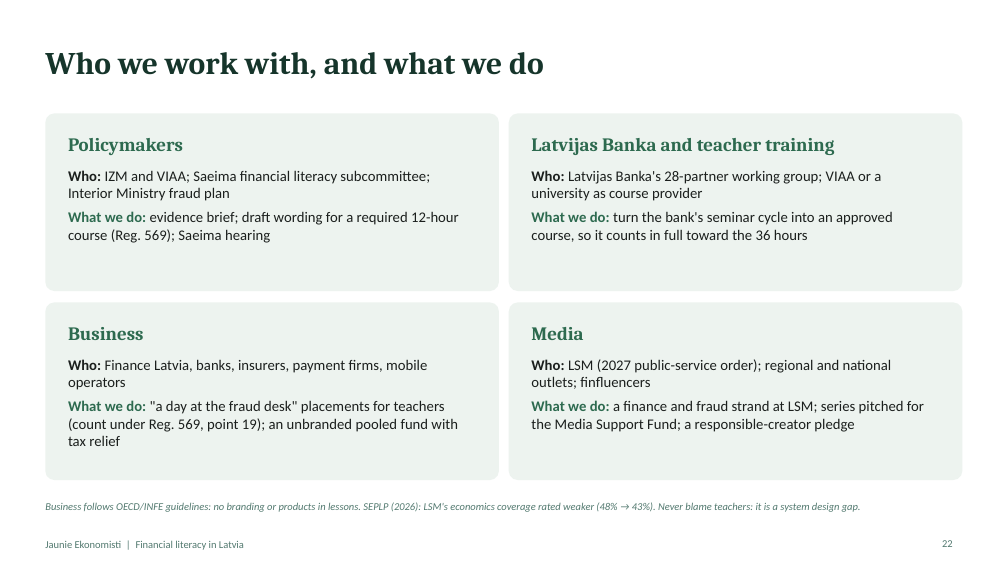
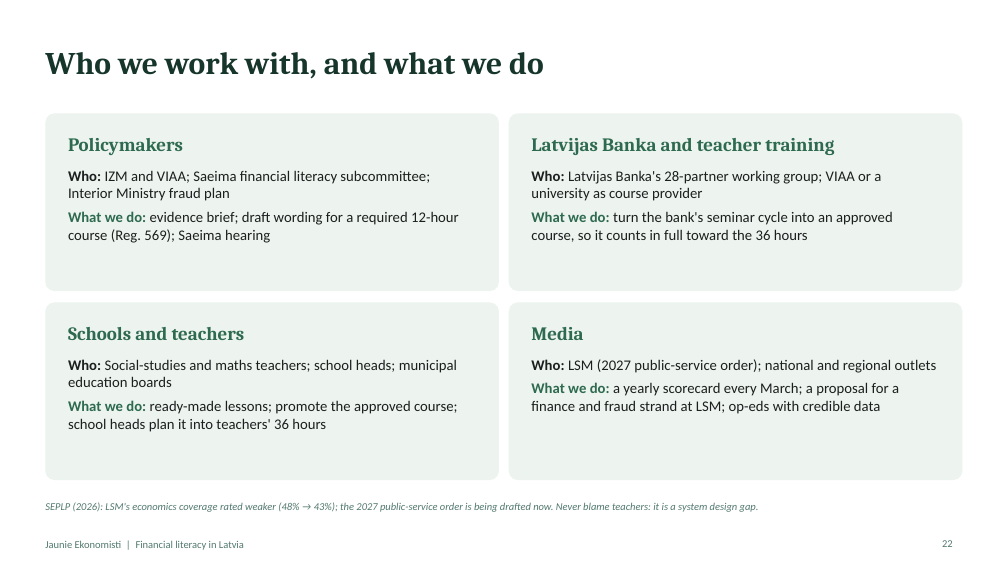
Before and after one commit to ArtisLV890/Elective-Impact-Making-for-the-Competitiveness-and-Data-Driven-Decisions-2026-2027, a slide deck: slide 22 of financial-literacy/presentation/Financial literacy in Latvia - presentation.pptx. Drawn at 1008x567 pixels with LibreOffice and Linux fonts; fonts in the diff are those of the drawing. Boxes give left, top, right and bottom in pixels: in the first picture for what was removed or moved away, otherwise in the second. Text is boxed around its words. In the diff, an @@ line names an element or a change of style, - is before the commit and + after.

```diff
--- a/financial-literacy/presentation/Financial literacy in Latvia - presentation.pptx
+++ b/financial-literacy/presentation/Financial literacy in Latvia - presentation.pptx
@@ text at box(68, 327, 245, 340): text changed @@
-Business
+Schools and teachers
@@ text at box(68, 359, 457, 432): text changed @@
-Who: Finance Latvia, banks, insurers, payment firms, mobile operators
-What we do: "a day at the fraud desk" placements for teachers (count under Reg. 569, point 19); an unbranded pooled fund with tax relief
+Who: Social-studies and maths teachers; school heads; municipal education boards
+What we do: ready-made lessons; promote the approved course; school heads plan it into teachers' 36 hours
@@ text at box(531, 359, 937, 414): text changed @@
-Who: LSM (2027 public-service order); regional and national outlets; finfluencers
-What we do: a finance and fraud strand at LSM; series pitched for the Media Support Fund; a responsible-creator pledge
+Who: LSM (2027 public-service order); national and regional outlets
+What we do: a yearly scorecard every March; a proposal for a finance and fraud strand at LSM; op-eds with credible data
@@ text at box(45, 502, 759, 512): text changed @@
-Business follows OECD/INFE guidelines: no branding or products in lessons. SEPLP (2026): LSM's economics coverage rated weaker (48% → 43%). Never blame teachers: it is a system design gap.
+SEPLP (2026): LSM's economics coverage rated weaker (48% → 43%); the 2027 public-service order is being drafted now. Never blame teachers: it is a system design gap.
```
Also in this commit, not shown: 2 other slides changed, 5 other files.
